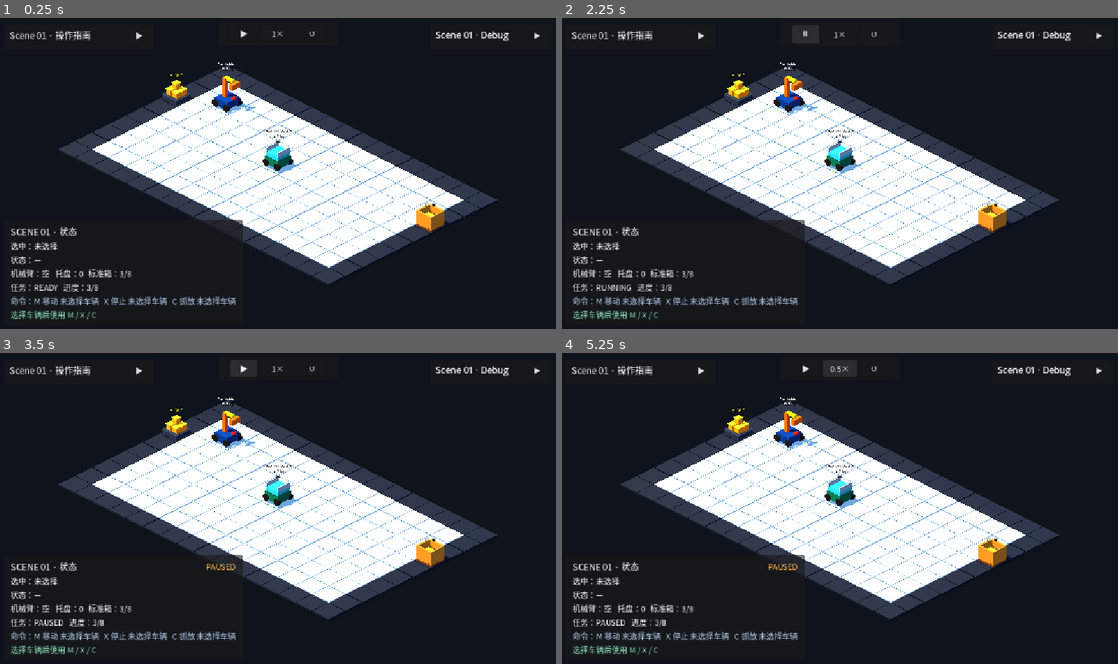
Above: before the commit, frames 1-4 (two rows, left to right).
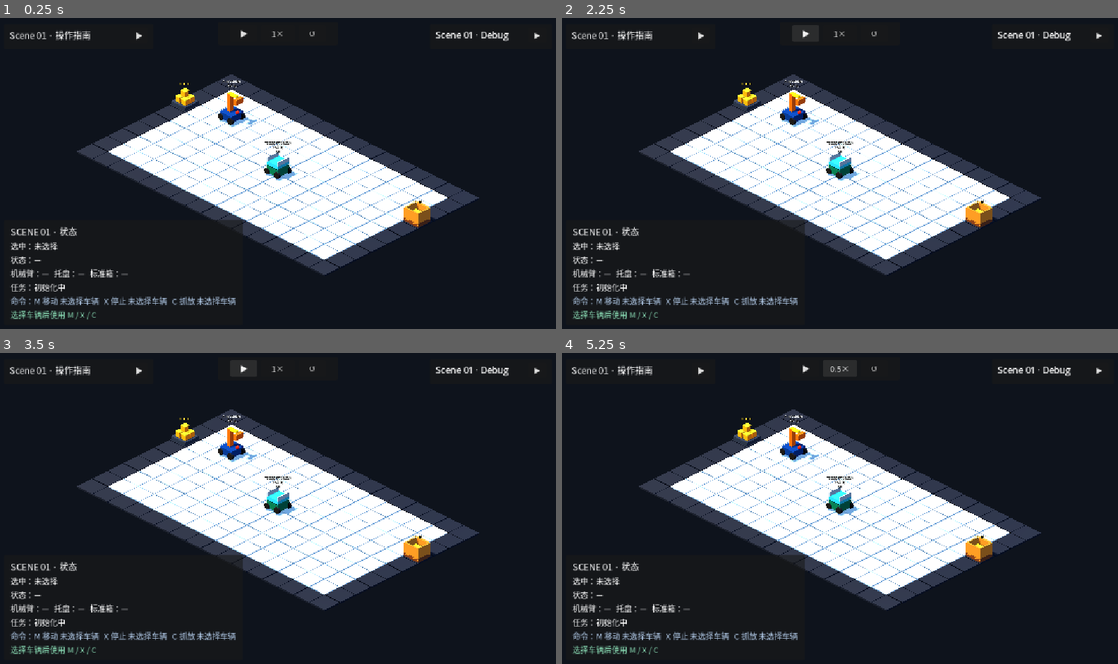
Above: after the commit, the same moments.

Repository: Ri0n72Y/automata
Game: Godot game, scene res://scenes/scene_01/scene_01_basic_packing.tscn
The game is run twice, just before and just after one commit, with the same random seed, the same clock (stepped at 60 frames per second) and the same inputs.
Inputs:
- Up to frame 1 (0.25 s): no input
- Up to frame 2 (2.25 s): click "▶" at 0.5 s; click "▼" at 1.25 s; click "▶" at 2 s
- Up to frame 3 (3.5 s): click "⏸" (after the commit: "▶") at 2.75 s
- Up to frame 4 (5.25 s): click "1×" at 3.5 s; click "2×" at 4.25 s; click "4×" at 5 s

The runs differ from the first frame. In frame 1, 11% of the frame differs, in the area x 6-90%, y 14-88%; in frame 2, 11%; in frame 3, 11%, in the area x 6-90%, y 14-89%; in frame 4, 11%.
Error after the commit: Parse Error: The member "VehicleRuntimeStateScript" already exists in parent class VehicleMoveController. (res://scripts/scene_01/scene_01_lifecycle_vehicle_mo…

Commit message:
[codex]fix(scene-01): 让 MoveTo 保留最终进场朝向

Diff:
--- a/scripts/scene_01/scene_01_lifecycle_vehicle_move_controller.gd
+++ b/scripts/scene_01/scene_01_lifecycle_vehicle_move_controller.gd
@@ -1,5 +1,7 @@
 class_name Scene01LifecycleVehicleMoveController
 extends "res://scripts/input/vehicle_move_controller.gd"
+
+const VehicleRuntimeStateScript := preload("res://scripts/vehicles/vehicle_runtime_state.gd")
 
 
 func _physics_process(delta: float) -> void:
@@ -15,11 +17,15 @@
 
 
 func request_selected_vehicle_move(target_anchor: Vector2i) -> bool:
-	if _get_selected_vehicle() == null:
+	var vehicle := _get_selected_vehicle()
+	if vehicle == null:
 		return super.request_selected_vehicle_move(target_anchor)
 	if not _ensure_gameplay_running():
 		return false
-	return super.request_selected_vehicle_move(target_anchor)
+	var accepted := super.request_selected_vehicle_move(target_anchor)
+	if accepted:
+		_face_vehicle_for_final_step(vehicle)
+	return accepted
 
 
 func request_selected_vehicle_stop() -> bool:
@@ -44,6 +50,24 @@
 	_hide_prediction()
 
 
+func _face_vehicle_for_final_step(vehicle: VehicleActor) -> void:
+	if vehicle == null or vehicle.runtime_state == null:
+		return
+	var command = vehicle.runtime_state.active_move_command
+	if command == null or command.path.size() < 2:
+		return
+	var step: Vector2i = command.path[command.path.size() - 1] - command.path[command.path.size() - 2]
+	if step == Vector2i(1, 0):
+		vehicle.runtime_state.facing = VehicleRuntimeStateScript.Facing.EAST
+	elif step == Vector2i(-1, 0):
+		vehicle.runtime_state.facing = VehicleRuntimeStateScript.Facing.WEST
+	elif step == Vector2i(0, 1):
+		vehicle.runtime_state.facing = VehicleRuntimeStateScript.Facing.SOUTH
+	elif step == Vector2i(0, -1):
+		vehicle.runtime_state.facing = VehicleRuntimeStateScript.Facing.NORTH
+	vehicle.sync_from_state()
+
+
 func _ensure_gameplay_running() -> bool:
 	if controller == null or not controller.has_method("ensure_gameplay_running"):
 		return false
